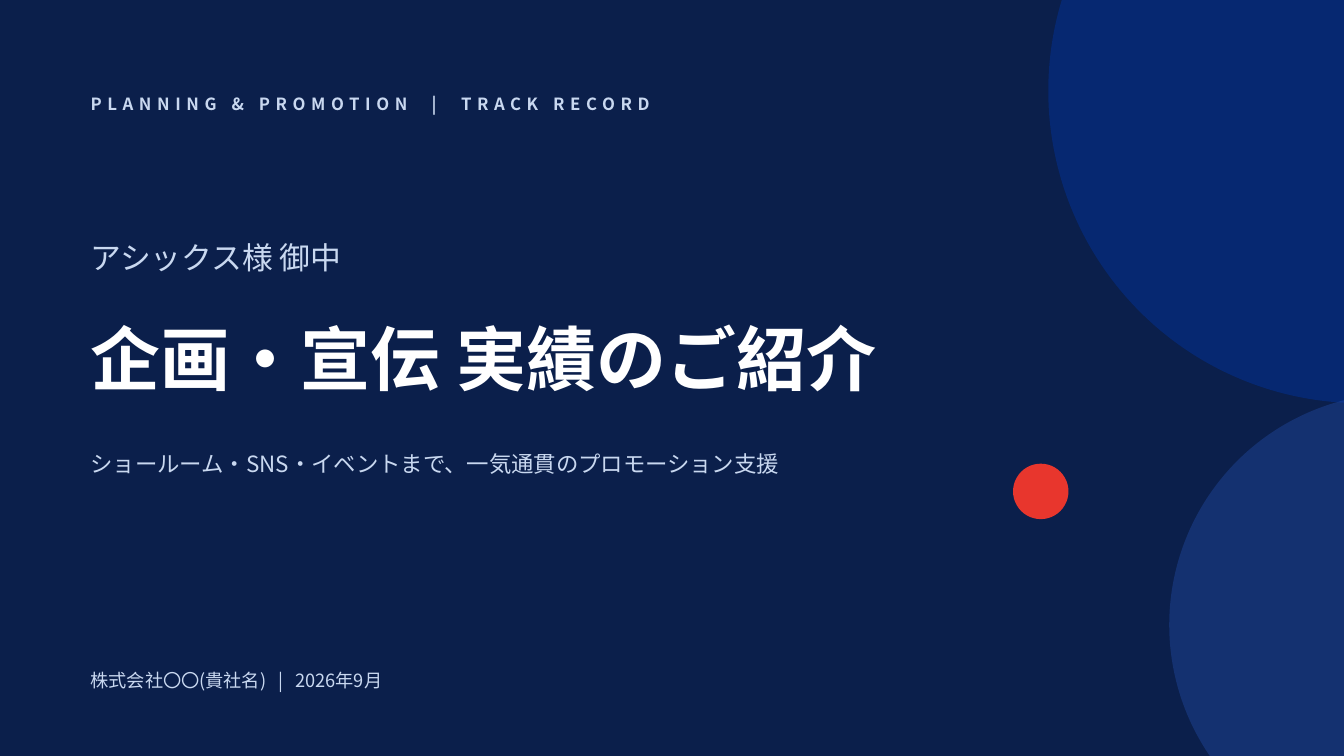
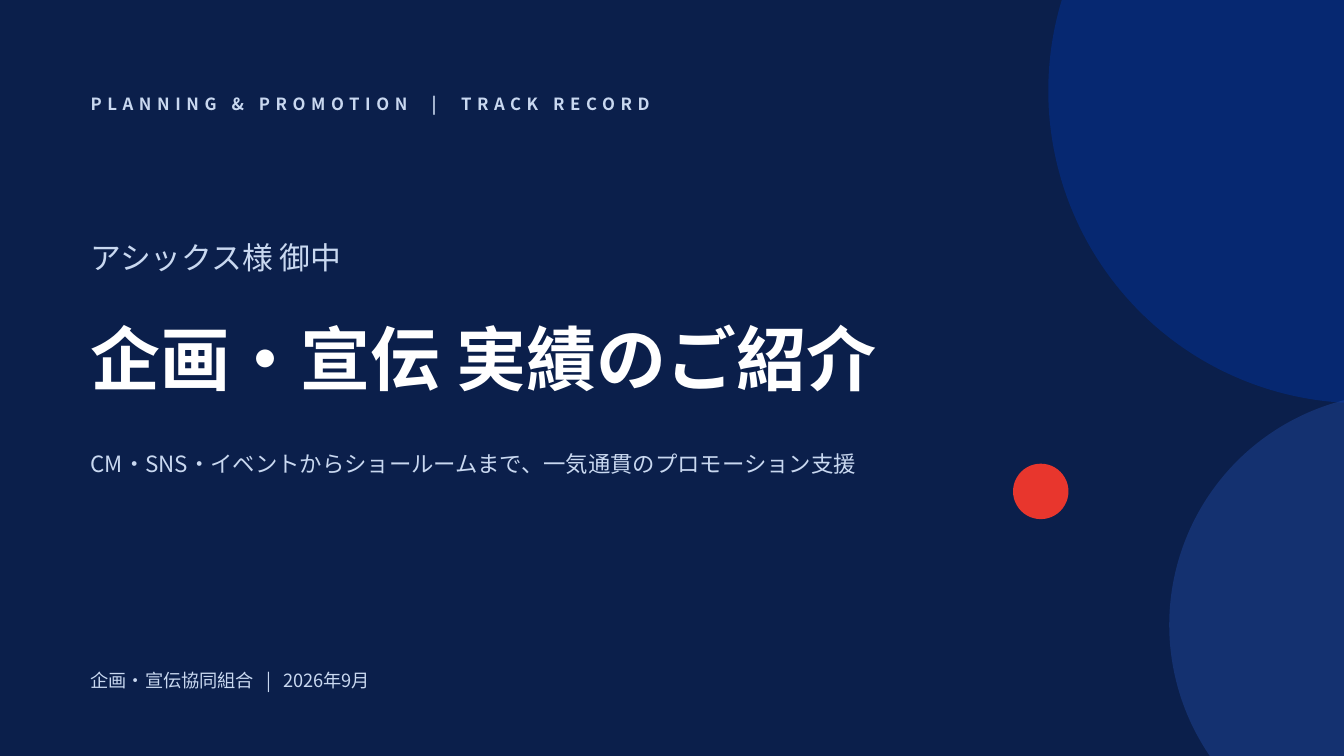
Before and after one commit to 1828828a-glitch/Claude-Code, a slide deck: slide 1 of materials/asics/asics_track_record.pptx. Drawn at 1344x756 pixels with LibreOffice and Linux fonts; fonts in the diff are those of the drawing. Boxes give left, top, right and bottom in pixels: in the first picture for what was removed or moved away, otherwise in the second. Text is boxed around its words. In the diff, an @@ line names an element or a change of style, - is before the commit and + after.

```diff
--- a/materials/asics/asics_track_record.pptx
+++ b/materials/asics/asics_track_record.pptx
@@ text at (x1=91, y1=453, x2=856, y2=474): text changed @@
-ショールーム・SNS・イベントまで、一気通貫のプロモーション支援
+CM・SNS・イベントからショールームまで、一気通貫のプロモーション支援
@@ text at (x1=91, y1=671, x2=370, y2=689): text changed @@
-株式会社〇〇(貴社名) | 2026年9月
+企画・宣伝協同組合 | 2026年9月
```
Also in this commit, not shown: 4 other slides changed, 8 slides added, 4 slides removed, 1 other file.
